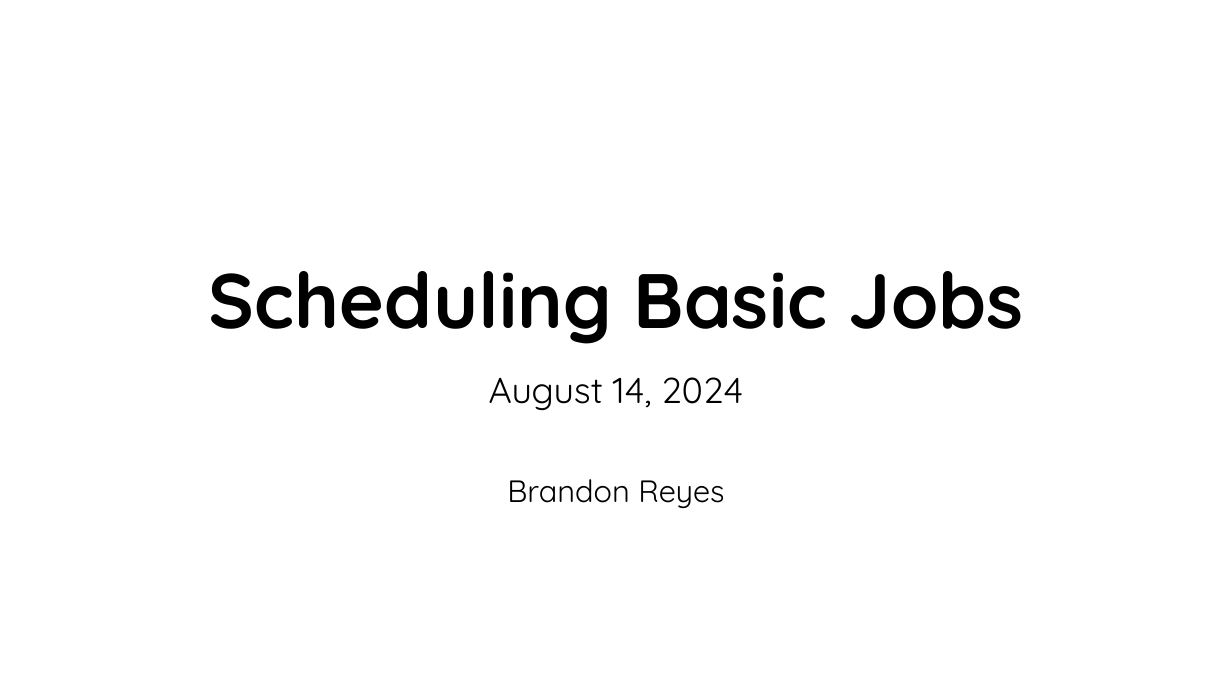
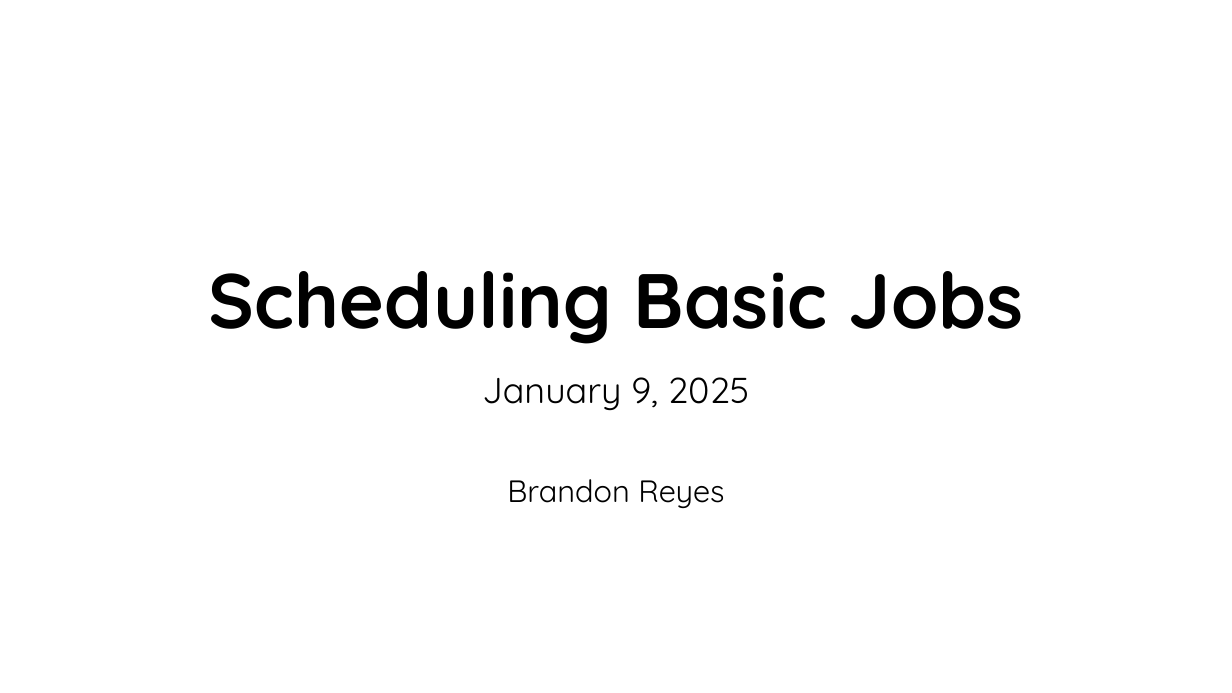
Before and after one commit to mohalkh5/hpc_fundamentals_micro_credential, a slide deck: slide 1 of scheduling_jobs/scheduling_jobs.pptx. Drawn at 1232x693 pixels with LibreOffice and Linux fonts; fonts in the diff are those of the drawing; background and template pictures are left out. Boxes give left, top, right and bottom in pixels: in the first picture for what was removed or moved away, otherwise in the second. Text is boxed around its words. In the diff, an @@ line names an element or a change of style, - is before the commit and + after.

```diff
--- a/scheduling_jobs/scheduling_jobs.pptx
+++ b/scheduling_jobs/scheduling_jobs.pptx
@@ text at [482, 377, 750, 411]: text changed @@
-August 14, 2024
+January 9, 2025
```
Also in this commit, not shown: 25 other slides changed, 2 slides added, 1 other file.
